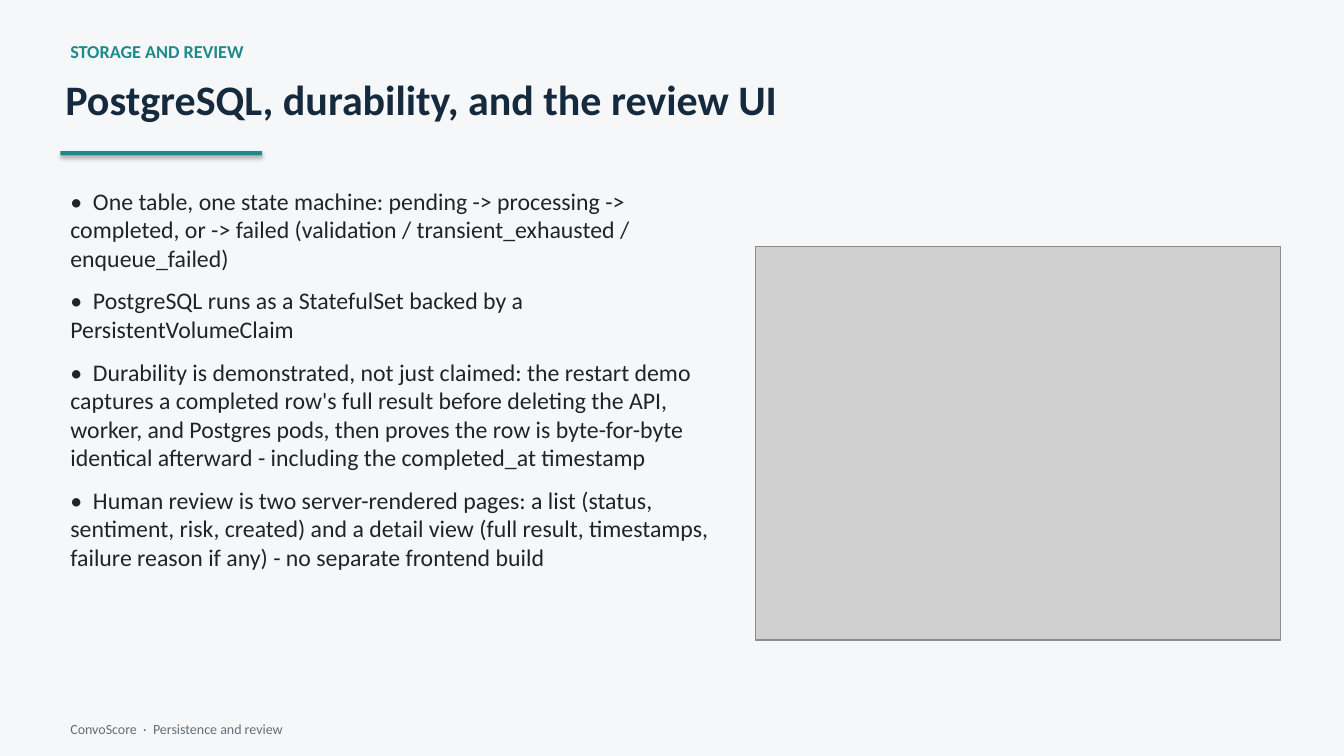
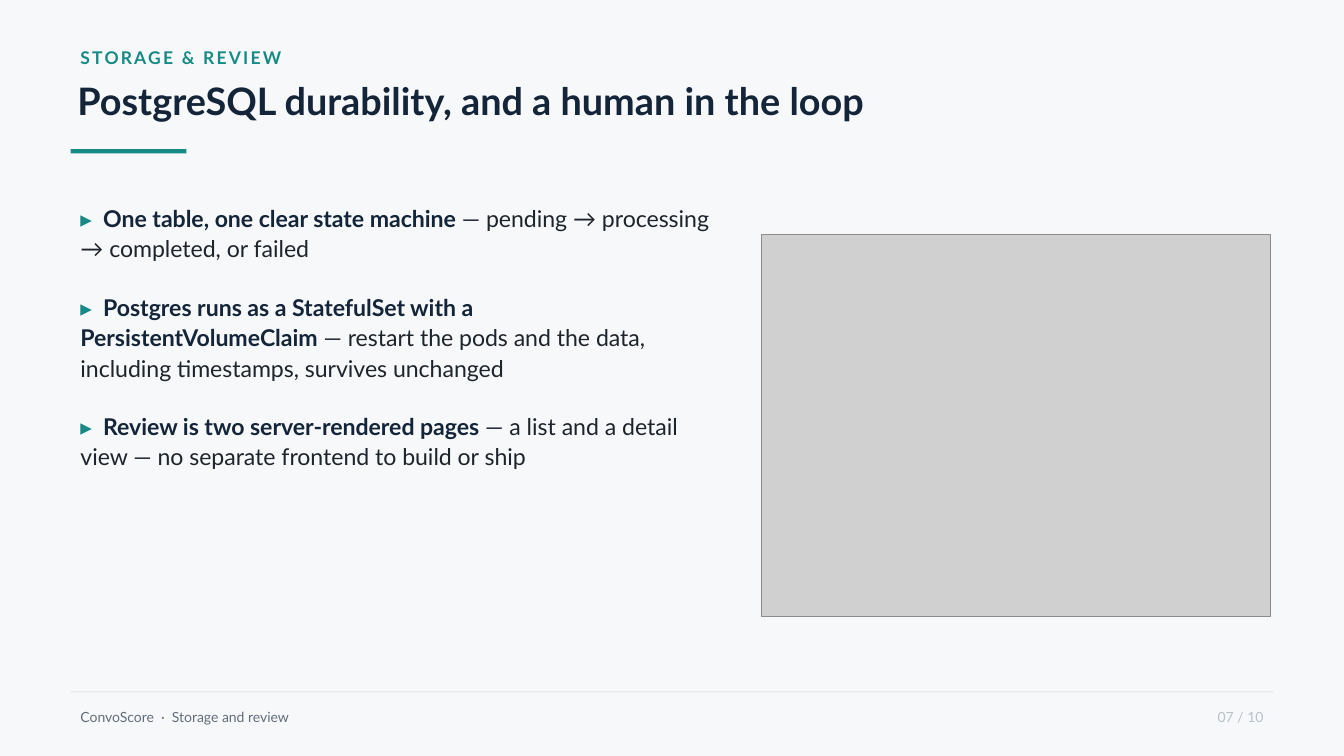
Before and after one commit to AmirWeiser/convoscore, a slide deck: slide 7 of presentation/ConvoScore-Presentation.pptx (slide 8 before the commit). Drawn at 1344x756 pixels with LibreOffice and Linux fonts; fonts in the diff are those of the drawing; grey boxes stand for pictures. Boxes give left, top, right and bottom in pixels: in the first picture for what was removed or moved away, otherwise in the second. Text is boxed around its words. In the diff, an @@ line names an element or a change of style, - is before the commit and + after.

```diff
--- a/presentation/ConvoScore-Presentation.pptx
+++ b/presentation/ConvoScore-Presentation.pptx
@@ background #F6F7F9 to #F7F8FA @@
@@ text at <box>80,51,281,64</box>: text changed; size 13 to 12.5 pt; font Calibri to Lato; text colour #1F8A8A to #168A86 @@
-STORAGE AND REVIEW
+STORAGE & REVIEW
@@ text at <box>77,87,864,122</box>: text changed; size 30 to 27 pt; font Calibri to Lato; text colour #162A3E to #14253A @@
-PostgreSQL, durability, and the review UI
+PostgreSQL durability, and a human in the loop
@@ rectangle: place and size @@
-rectangle at <box>60,151,262,155</box>
+rectangle at <box>71,149,187,153</box>
@@ rectangle at <box>71,149,187,153</box>: fill #1F8A8A to #168A86; shadow off @@
@@ text at <box>80,210,709,469</box>: text changed; size 17 to 16.5 pt; font Calibri to Lato; text colour #202428 to #1E242B @@
-• One table, one state machine: pending -> processing -> completed, or -> failed (validation / transient_exhausted / enqueue_failed)
-• PostgreSQL runs as a StatefulSet backed by a PersistentVolumeClaim
-• Durability is demonstrated, not just claimed: the restart demo captures a completed row's full result before deleting the API, worker, and Postgres pods, then proves the row is byte-for-byte identical afterward - including the completed_at timestamp
-• Human review is two server-rendered pages: a list (status, sentiment, risk, created) and a detail view (full result, timestamps, failure reason if any) - no separate frontend build
+▸ One table, one clear state machine — pending → processing → completed, or failed
+▸ Postgres runs as a StatefulSet with a PersistentVolumeClaim — restart the pods and the data, including timestamps, survives unchanged
+▸ Review is two server-rendered pages — a list and a detail view — no separate frontend to build or ship
@@ picture: place and size @@
-picture at <box>756,247,1280,640</box>
+picture at <box>761,235,1270,617</box>
@@ text at <box>80,711,289,725</box>: text changed; font Calibri to Lato; text colour #636E77 to #626E79 @@
-ConvoScore · Persistence and review
+ConvoScore · Storage and review
@@ text added at <box>1218,712,1263,722</box>, 10 pt, text #B7C2CC @@
+07 / 10
```
Also in this commit, not shown: 3 other slides changed, 6 slides added, 10 slides removed, 2 other files.
